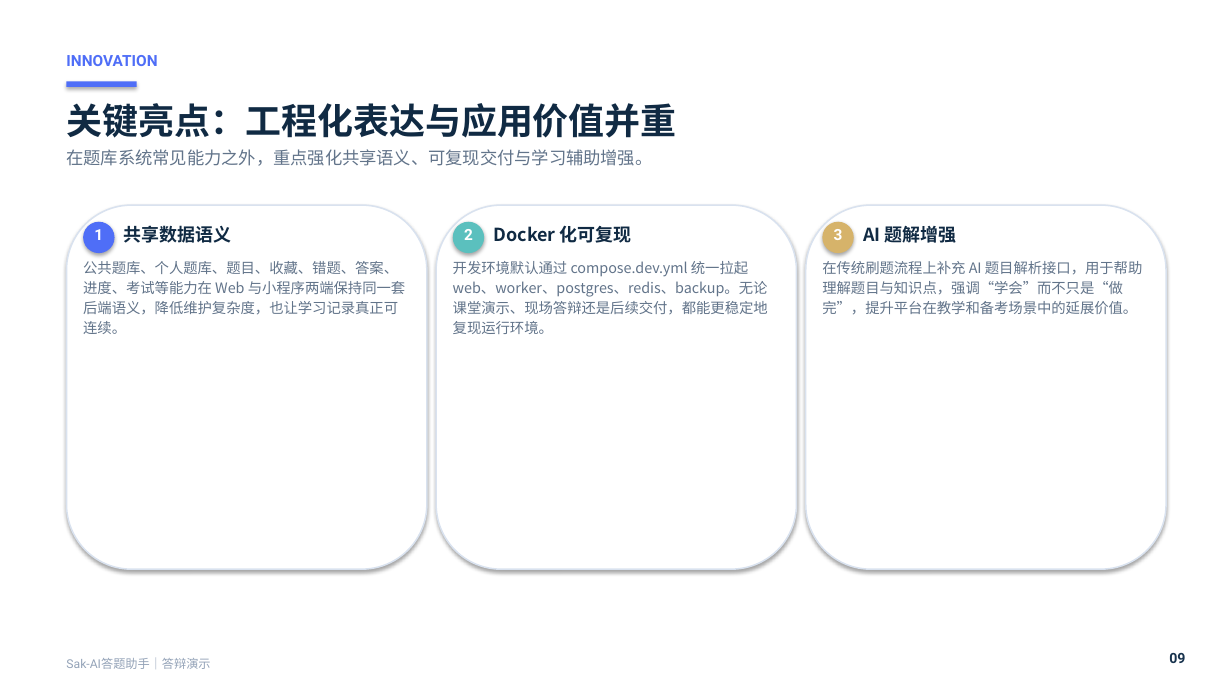
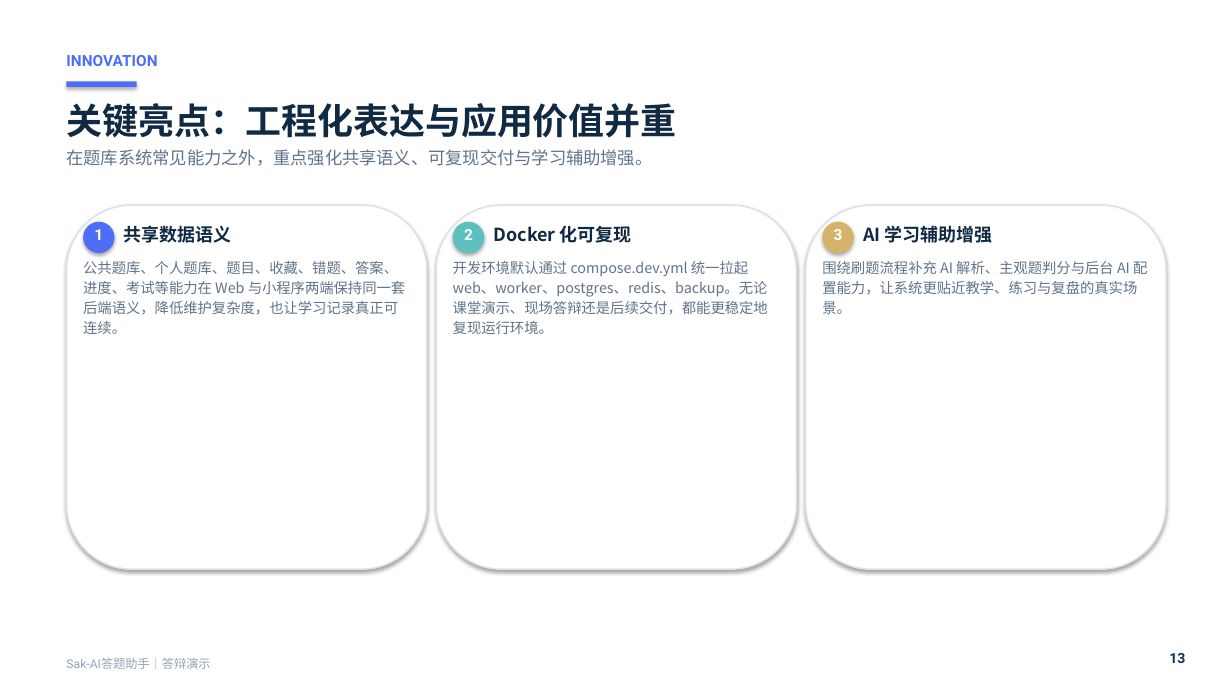
Before and after one commit to Saksk-IT/Ti, a slide deck: slide 13 of output/doc/1软件应用与开发_1Web应用与开发_Sak-AI答题助手/01作品与答辩材料/Sak-AI答题助手-答辩演示PPT.pptx (slide 9 before the commit). Drawn at 1232x693 pixels with LibreOffice and Linux fonts; fonts in the diff are those of the drawing; background and template pictures are left out. Boxes give left, top, right and bottom in pixels: in the first picture for what was removed or moved away, otherwise in the second. Text is boxed around its words. In the diff, an @@ line names an element or a change of style, - is before the commit and + after.

```diff
--- a/output/doc/1软件应用与开发_1Web应用与开发_Sak-AI答题助手/01作品与答辩材料/Sak-AI答题助手-答辩演示PPT.pptx
+++ b/output/doc/1软件应用与开发_1Web应用与开发_Sak-AI答题助手/01作品与答辩材料/Sak-AI答题助手-答辩演示PPT.pptx
@@ text at (x1=863, y1=225, x2=993, y2=243): text changed @@
-AI 题解增强
+AI 学习辅助增强
@@ text at (x1=822, y1=261, x2=1147, y2=314): text changed @@
-在传统刷题流程上补充 AI 题目解析接口，用于帮助理解题目与知识点，强调“学会”而不只是“做完”，提升平台在教学和备考场景中的延展价值。
+围绕刷题流程补充 AI 解析、主观题判分与后台 AI 配置能力，让系统更贴近教学、练习与复盘的真实场景。
@@ text at (x1=1169, y1=653, x2=1185, y2=663): text changed @@
-09
+13
```
Also in this commit, not shown: 3 other slides changed, 5 slides added, 1 slide removed, 11 other files.
